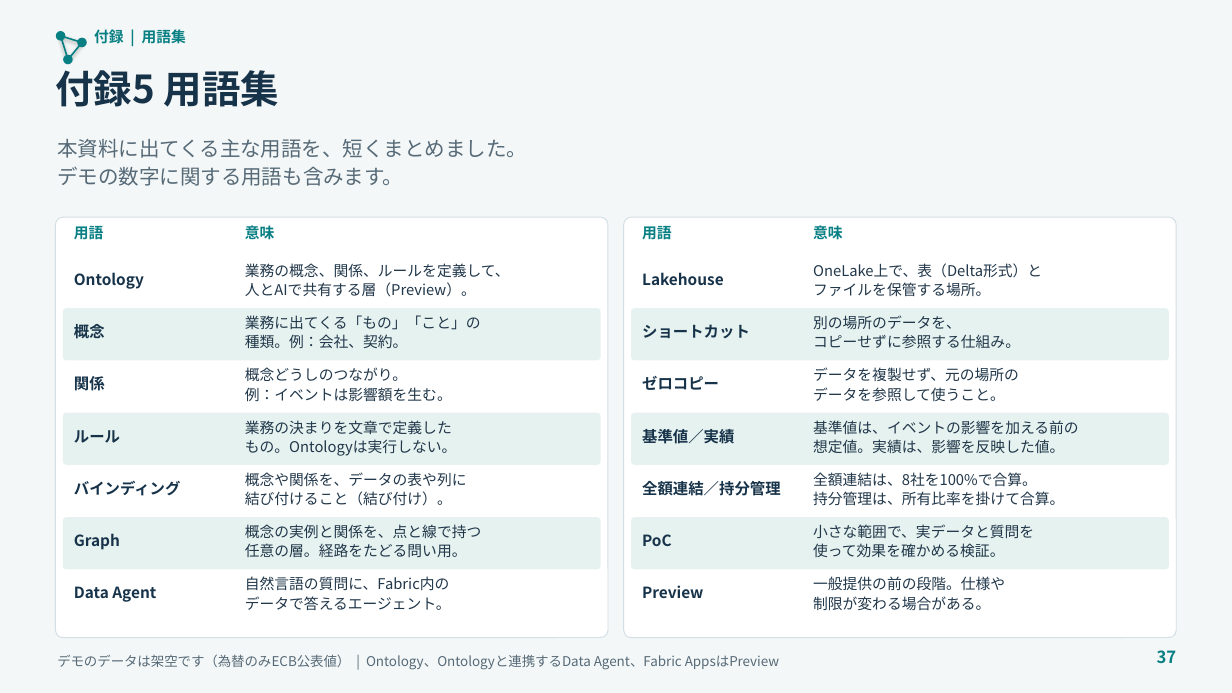
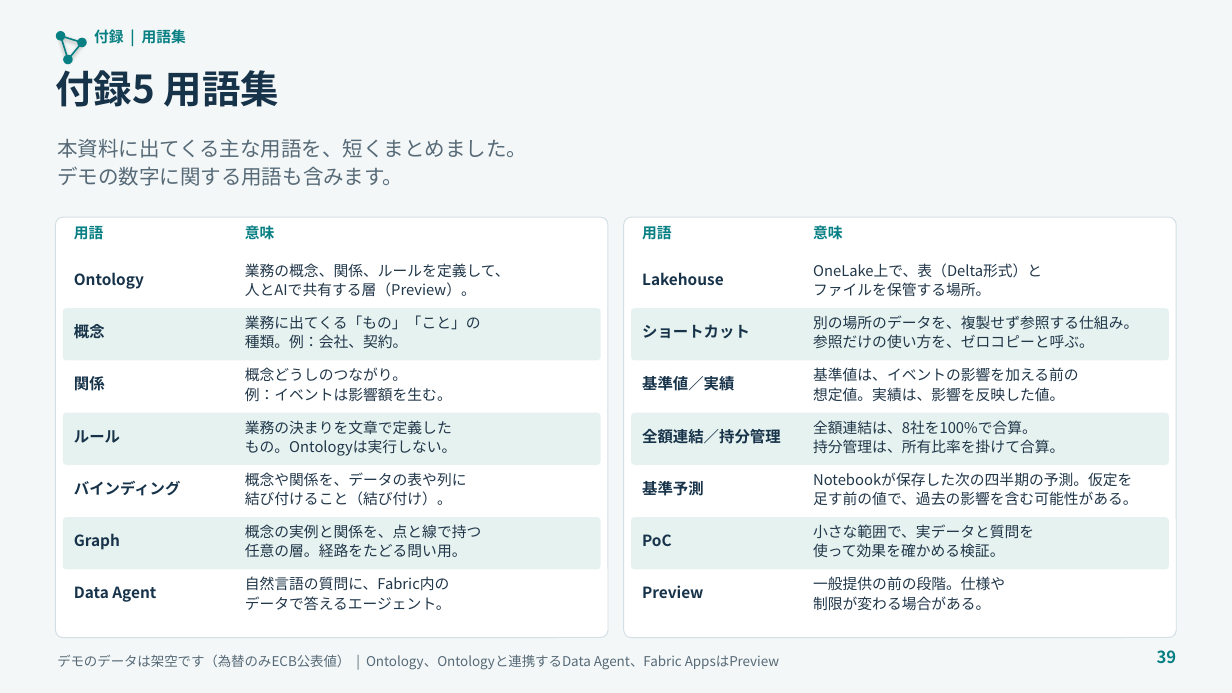
Before and after one commit to c-nova/FabricOntology_Trading, a slide deck: slide 39 of decks/TradingOntology_Customer_Deck_JA.pptx (slide 37 before the commit). Drawn at 1232x693 pixels with LibreOffice and Linux fonts; fonts in the diff are those of the drawing. Boxes give left, top, right and bottom in pixels: in the first picture for what was removed or moved away, otherwise in the second. Text is boxed around its words. In the diff, an @@ line names an element or a change of style, - is before the commit and + after.

```diff
--- a/decks/TradingOntology_Customer_Deck_JA.pptx
+++ b/decks/TradingOntology_Customer_Deck_JA.pptx
@@ text at [813, 315, 1138, 348]: text changed @@
-別の場所のデータを、
-コピーせずに参照する仕組み。
+別の場所のデータを、複製せず参照する仕組み。
+参照だけの使い方を、ゼロコピーと呼ぶ。
@@ text "基準値／実績": place and size @@
-text "基準値／実績" at [642, 429, 734, 444]
+text "基準値／実績" at [642, 376, 734, 391]
@@ text removed at [642, 376, 719, 390] @@
-ゼロコピー
@@ text "基準値は、イベントの影響を加える前の 想定値。実績は、影響を反映した値。": place and size @@
-text "基準値は、イベントの影響を加える前の 想定値。実績は、影響を反映した値。" at [813, 420, 1079, 453]
+text "基準値は、イベントの影響を加える前の 想定値。実績は、影響を反映した値。" at [813, 367, 1079, 402]
@@ text removed at [813, 367, 1019, 401] @@
-データを複製せず、元の場所の
-データを参照して使うこと。
@@ text "全額連結／持分管理": place and size @@
-text "全額連結／持分管理" at [642, 481, 781, 496]
+text "全額連結／持分管理" at [642, 429, 781, 444]
@@ text "全額連結は、8社を100%で合算。 持分管理は、所有比率を掛けて合算。": place and size @@
-text "全額連結は、8社を100%で合算。 持分管理は、所有比率を掛けて合算。" at [813, 472, 1064, 506]
+text "全額連結は、8社を100%で合算。 持分管理は、所有比率を掛けて合算。" at [813, 420, 1064, 454]
@@ text added at [813, 472, 1138, 506], 11.5 pt, text #21374A @@
+Notebookが保存した次の四半期の予測。仮定を
+足す前の値で、過去の影響を含む可能性がある。
@@ text added at [642, 481, 704, 496], 12 pt, text #17334A, bold @@
+基準予測
@@ text at [1157, 650, 1177, 664]: text changed @@
-37
+39
```
Also in this commit, not shown: 15 other slides changed, 2 slides added, 8 other files.
